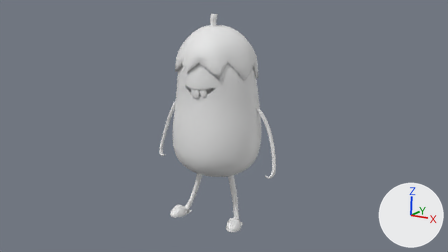
The Blender file qiezi.blend: old version first, new version second.
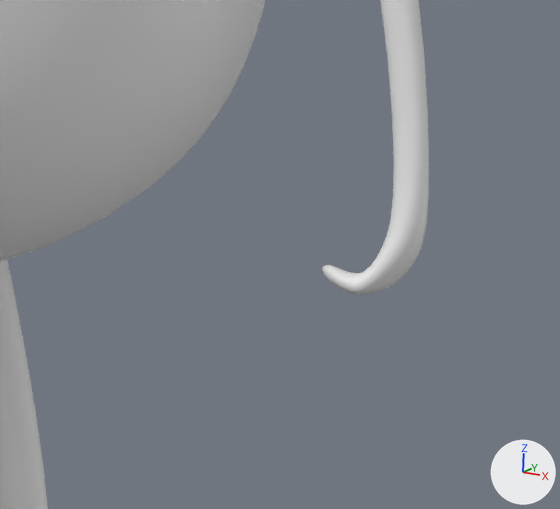
The first picture shows the older version from the file's camera 'Camera'. The close-ups show both versions on the part from 52% to 64% of the width and 59% to 79% of the height of that picture. The axes (+X, +Y, +Z) are drawn at lower right. The lights are the same throughout.

Script lines for the objects in view, before the commit:
```python
me_sphere = bpy.data.meshes.new('Sphere')
me_sphere.from_pydata(...)  # 544 vertices, 538 faces; spans x -1.39..1.42, y -0.91..0.91, z -1.61..1.01
me_sphere.polygons.foreach_set('use_smooth', [True] * 538)
ob_sphere = bpy.data.objects.new('Sphere', me_sphere)
ob_sphere.location = (0.0, 0.0, 0.566)
ob_sphere.scale = (2.02, 2.02, 2.99)
_m = ob_sphere.modifiers.new('Subsurf', 'SUBSURF')
```
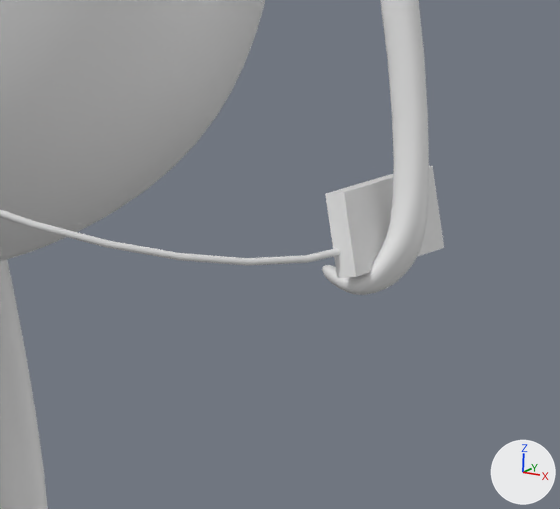
Boxes [x1, y1, x2, y2] around the edits, measured in the close-ups (560 x 509 px):
'BezierCurve', added: after [0, 166, 444, 278]

The edits, one by one:
Mesh me_mesh_001 is new.
It has 352 vertices, 344 faces and spans x -2.28..2.4, y -0.05..2.47, z -1.35..2.4.
Object 'BezierCurve' (ob_beziercurve) is new; it shows me_mesh_001.
Its location is (0.373, -2.007, -0.525).
